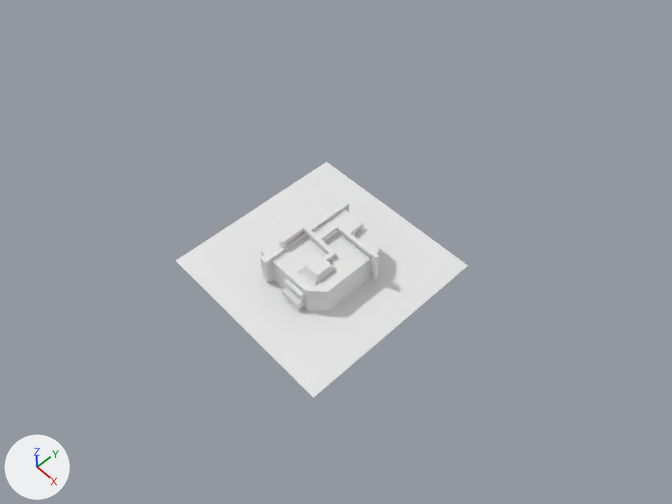
An edit to the Blender file structures/research/research.blend, drawn before and after from the same camera.
Rendered twice from the file's camera 'Camera'. Lighting does not change. The marker at lower left points along +X, +Y and +Z.
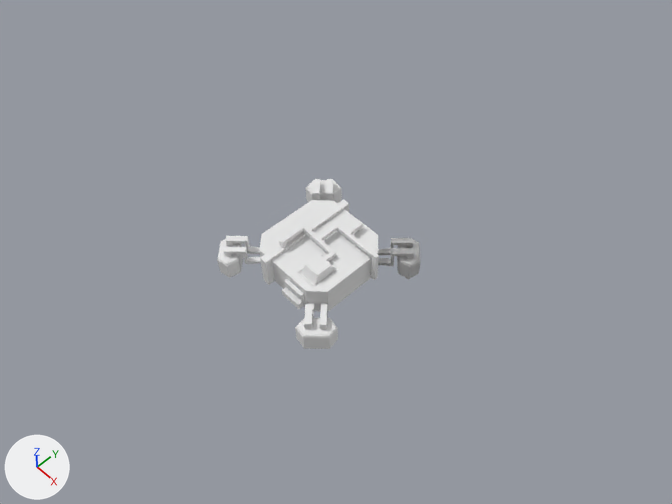
Boxes (x1, y1, x2, y2) around the edits, measured in the pictures (672 x 504 px):
'Plane', deleted: before (176, 162, 468, 398)
'Cube', reshaped (71% wider, 51% taller): before (260, 199, 379, 311); after (217, 179, 421, 349)
part 1 of me_cube, added: after (378, 237, 421, 279)
part 2 of me_cube, built on: before (260, 204, 379, 311); after (217, 179, 378, 349)

Diff of the bpy script that builds the scene:
```diff
--- a/structures/research/research.blend.py
+++ b/structures/research/research.blend.py
@@ me_cube @@
 # used by ob_cube; location = (0.0, 0.0, 0.0)
-me_cube.from_pydata(...)  # 128 vertices, 127 faces; spans x -1.06..1.23, y -1.22..1.19, z 0.0..0.98
+me_cube.from_pydata(...)  # 456 vertices, 512 faces; spans x -1.73..1.74, y -1.77..1.73, z 0.0..0.98
+# me_cube part 1: a new loose piece of 65 vertices spanning x 0.75..1.7, y 0.75..1.73, z 0.01..0.66, in mat_material (white #e7e7e7)
+# me_cube part 2
+# 4 faces are deleted
+# 8 vertices move from x -0.71..0.76, y -1.22..1.19, z 0.0..0.72 to x -0.75..0.72, y -1.22..1.2, z 0.0..0.72
+# 208 vertices are added at x -1.73..1.74, y -1.77..1.73, z 0.0..0.66
+# 24 new vertices lie (0.0, 0.0, 0.41) away from vertices in x -1.73..1.74, y -1.77..1.73, z 0.01
+# 14 new vertices lie (0.0, 0.0, 0.35) away from vertices in x -1.31..1.24, y -1.3..1.28, z 0.22..0.31
+# 7 new vertices lie (0.1, 0.1, 0.0) away from vertices in x -1.49..1.49, y -1.52..1.27, z 0.23..0.66
+# 5 new vertices lie (0.09, 0.1, 0.0) away from vertices in x -1.56..1.49, y -1.37..1.48, z 0.49..0.65
+# 5 new vertices lie (0.09, 0.09, 0.0) away from vertices in x -0.83..1.4, y -1.27..0.93, z 0.22..0.49
+# 318 new faces join them
 me_cube.materials.append(mat_material)
@@ ob_plane @@
-ob_plane = bpy.data.objects.new('Plane', me_plane)
-ob_plane.location = (0.0, 0.0, 0.0)
```
